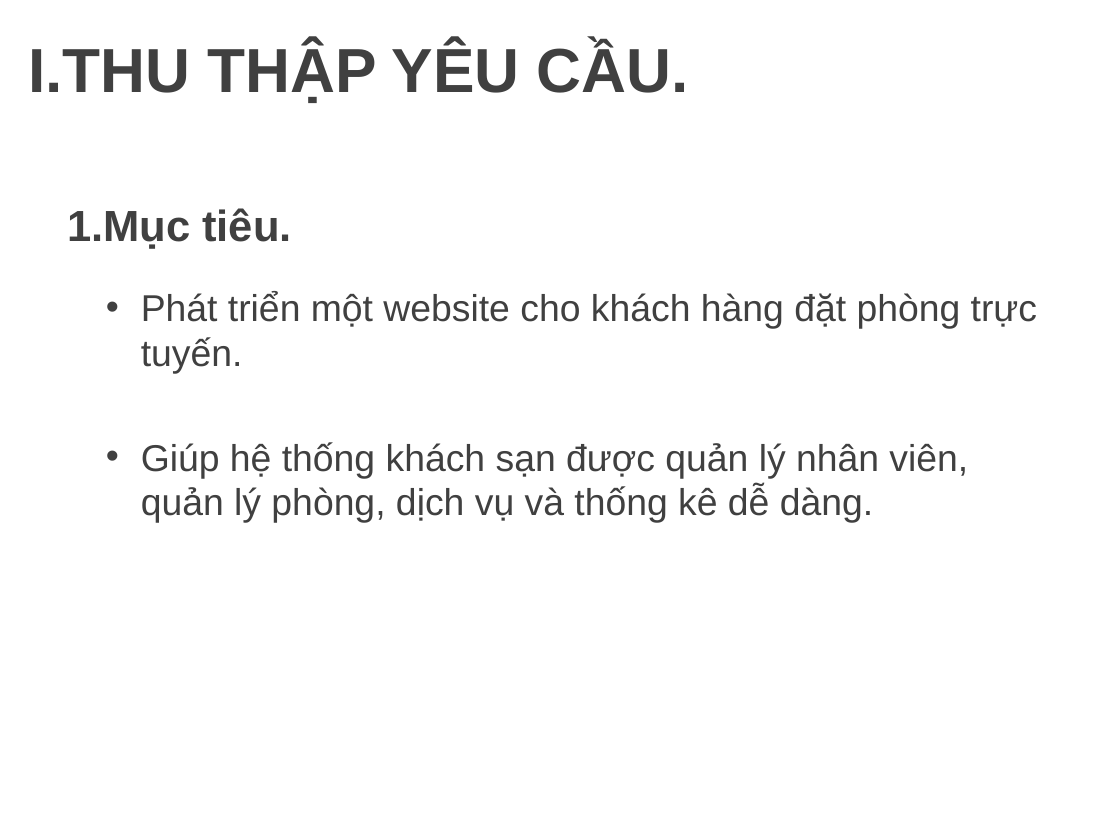
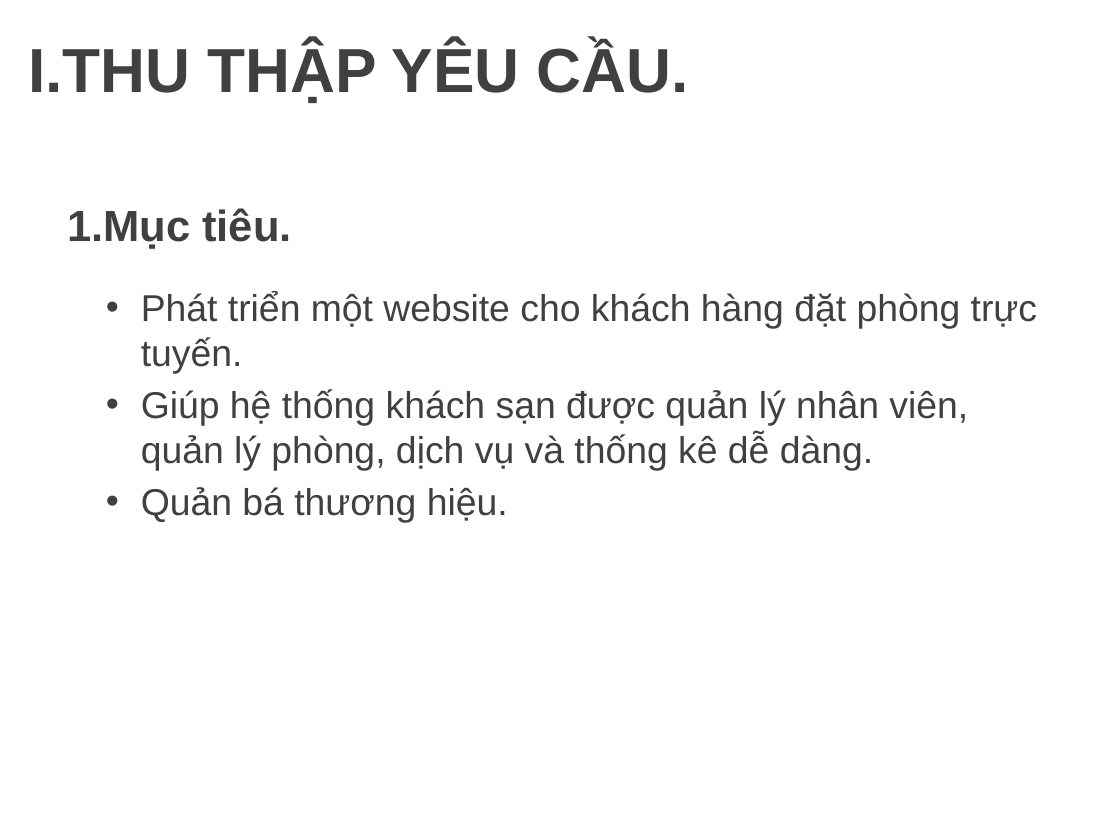
Before and after one commit to minhdat1602/2021_cnpm_group09, a slide deck: slide 2 of document_slide/slide.pptx. Drawn at 1120x840 pixels with LibreOffice and Linux fonts; fonts in the diff are those of the drawing; background and template pictures are left out. Boxes give left, top, right and bottom in pixels: in the first picture for what was removed or moved away, otherwise in the second. Text is boxed around its words. In the diff, an @@ line names an element or a change of style, - is before the commit and + after.

```diff
--- a/document_slide/slide.pptx
+++ b/document_slide/slide.pptx
@@ text at (141,487,508,523): paragraph added @@
+• Quản bá thương hiệu.
```
Also in this commit, not shown: 6 other slides changed, 9 slides added, 1 other file.
